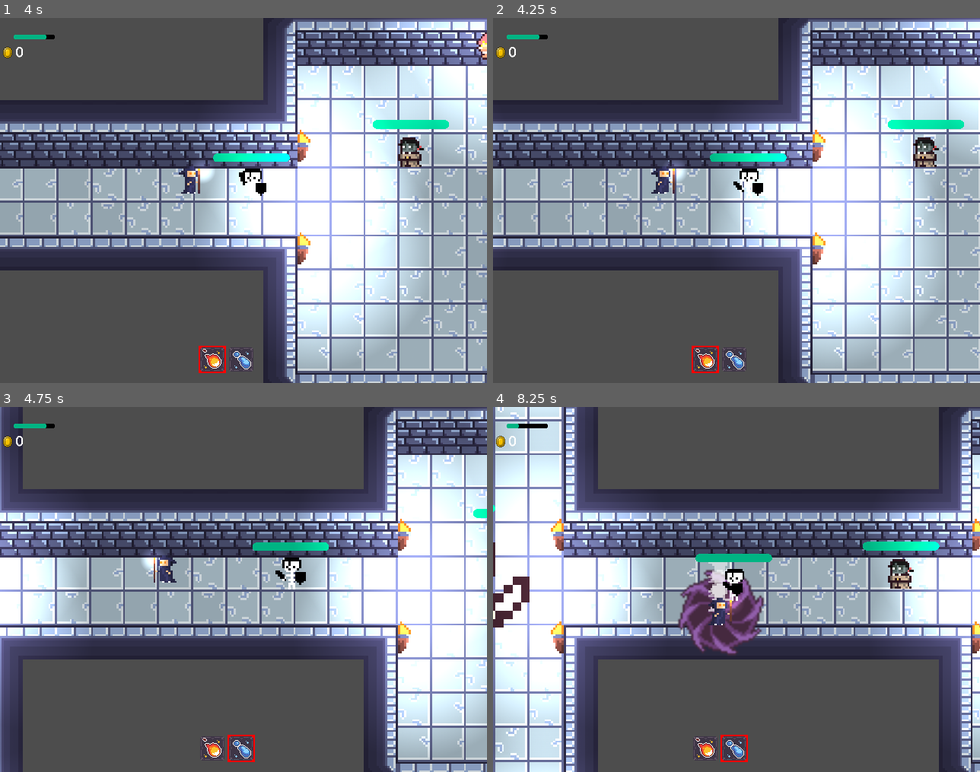
Above: before the commit, frames 1-4 (two rows, left to right).
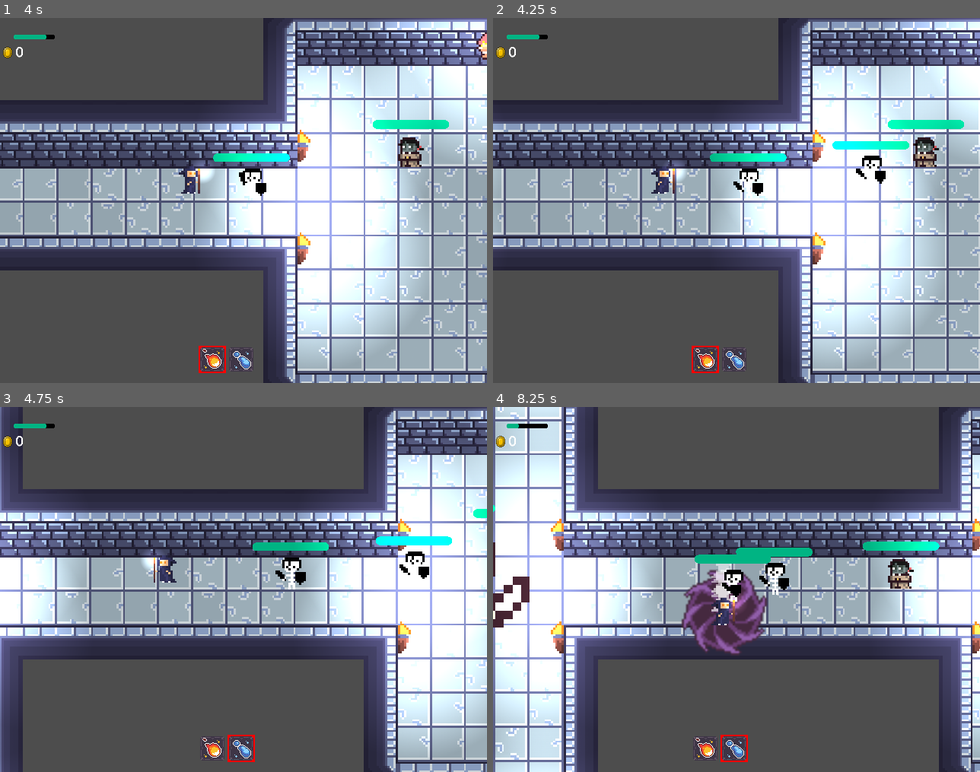
Above: after the commit, the same moments.

Repository: always-hehe-devs/top-down-game
Game: Godot game, scene res://World.tscn
Same seed, same stepped clock (60 frames per second), same inputs: the game is played once before the commit and once after it.
Inputs (mouse positions are in pixels of both pictures, inside the frame that each line leads up to):
- Up to frame 1 (4 s): tap Enter at 0.5 s; move the mouse to (350, 182) at 0.52 s; hold D (right) 0.53-1.28 s; tap Q (attack_1) at 0.6, 3.6 s; move the mouse to (146, 218) at 1.27 s; hold S (down) 1.28-2.03 s; tap E (attack_2) at 1.35 s; move the mouse to (292, 120) at 2.02 s; hold D (right) 2.03-2.78 s; hold Space (dash) 2.03-2.78 s; move the mouse to (219, 273) at 2.77 s; hold W (up) 2.78-3.53 s; click (219, 273) at 2.85 s; move the mouse to (389, 255) at 3.52 s; hold A (left) from 3.53 s (still down)
- Up to frame 2 (4.25 s): keep holding A (left)
- Up to frame 3 (4.75 s): keep holding A (left); move the mouse to (97, 534) at 4.27 s; tap E (attack_2) at 4.35 s
- Up to frame 4 (8.25 s): move the mouse to (760, 589) at 5.02 s; release A (left) at 5.03 s; hold S (down) 5.03-5.78 s; hold Space (dash) 5.03-5.78 s; move the mouse to (663, 498) at 5.77 s; hold D (right) 5.78-6.53 s; click (663, 498) at 5.85 s; move the mouse to (843, 571) at 6.52 s; hold W (up) 6.53-7.28 s; tap Q (attack_1) at 6.6 s; move the mouse to (639, 607) at 7.27 s; hold D (right) 7.28-8.03 s; tap E (attack_2) at 7.35 s; move the mouse to (785, 509) at 8.02 s; hold S (down) from 8.03 s (still down); hold Space (dash) from 8.03 s (still down)

Frame 1 is identical in both runs. In frame 2, 0.5% of the frame differs, in the area x 69-86%, y 33-46%; in frame 3, 0.6%; in frame 4, 2.5%, in the area x 37-66%, y 38-68%.

Commit message:
Added spawning skeletons by necro

Diff:
--- a/SkeletonNecroMob.gd
+++ b/SkeletonNecroMob.gd
@@ -3,6 +3,7 @@
 enum MOB_STATE {IDLE, FOLLOWING, AIMING, DEAD }
 
 var current_state = MOB_STATE.IDLE
+@onready var resurrect_timer = $ResurrectTimer
 
 func _physics_process(delta):
 
@@ -17,6 +18,15 @@
 				move(delta)
 			else:
 				current_state = MOB_STATE.AIMING
+
+func resurrect_skeleton():
+	var to_player_vector = to_local(target.global_position)
+	var spawn_position = to_player_vector/2
+	var spawned_mob = preload("res://SkeletonKnightMob.tscn").instantiate()
+
+	spawned_mob.position = to_global(spawn_position)
+
+	get_parent().add_child(spawned_mob)
 
 func move(delta):
 	rotate_sprite()
@@ -44,11 +54,18 @@
 		navigation_agent.set_target_position(to_global(vector_to_target))
 
 func on_body_entered(_body):
+	resurrect_timer.start()
 	current_state = MOB_STATE.AIMING
 
 func on_body_exited(_body):
+	resurrect_timer.stop()
 	current_state = MOB_STATE.IDLE
 
 func knock_back(source_position):
 	knock_back_time = 1
 	pushback_force = -global_position.direction_to(source_position) * 3000
+
+func _on_resurrect_timer_timeout():
+	print('here')
+	if current_state == MOB_STATE.FOLLOWING:
+		resurrect_skeleton()
--- a/SkeletonNecroMob.tscn
+++ b/SkeletonNecroMob.tscn
@@ -24,3 +24,8 @@
 
 [node name="NavigationAgent2D" parent="." index="5"]
 debug_enabled = true
+
+[node name="ResurrectTimer" type="Timer" parent="." index="6"]
+wait_time = 2.0
+
+[connection signal="timeout" from="ResurrectTimer" to="." method="_on_resurrect_timer_timeout"]
